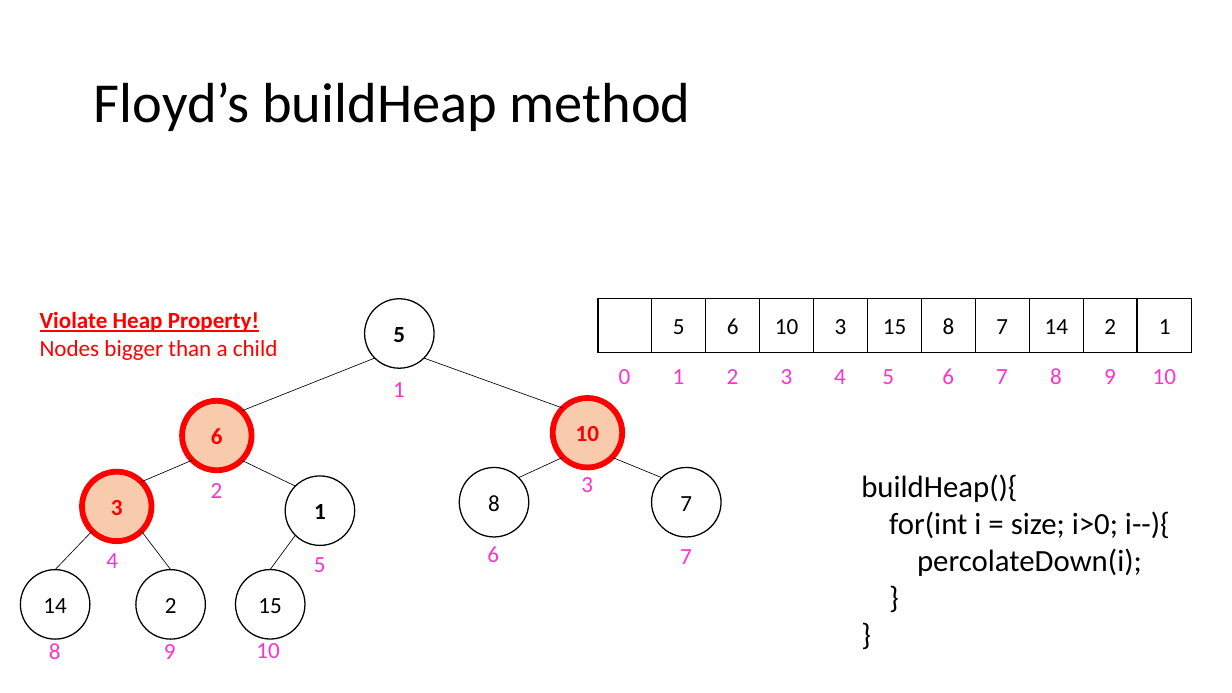
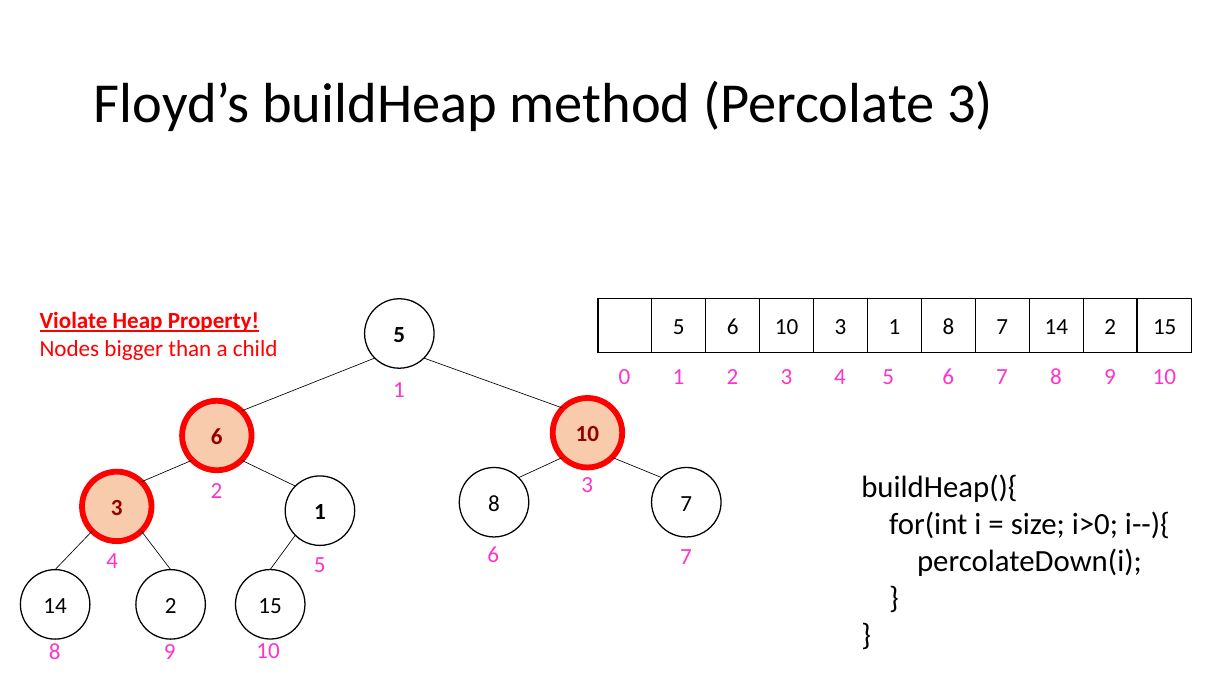
Before and after one commit to natebrunelle/cse332, a slide deck: slide 31 of demo_site/files/slides/lecture5_pqs_inkb.pptx. Drawn at 1232x693 pixels with LibreOffice and Linux fonts; fonts in the diff are those of the drawing; grey boxes stand for pictures. Boxes give left, top, right and bottom in pixels: in the first picture for what was removed or moved away, otherwise in the second. Text is boxed around its words. In the diff, an @@ line names an element or a change of style, - is before the commit and + after.

```diff
--- a/demo_site/files/slides/lecture5_pqs_inkb.pptx
+++ b/demo_site/files/slides/lecture5_pqs_inkb.pptx
@@ title at <box>94,81,993,131</box>: text changed @@
-Floyd’s buildHeap method
+Floyd’s buildHeap method (Percolate 3)
@@ text in rectangle at <box>889,319,901,334</box>: text changed @@
-15
+1
@@ text in rectangle at <box>1153,319,1176,334</box>: text changed @@
-1
+15
@@ text colour #FF0000 to #940000 in 3 elements at <box>182,401,251,470</box>, <box>553,398,622,468</box>, <box>82,471,152,541</box> @@
```
Also in this commit, not shown: 30 other slides changed, 1 slide added, 1 slide removed, 9 other files.
